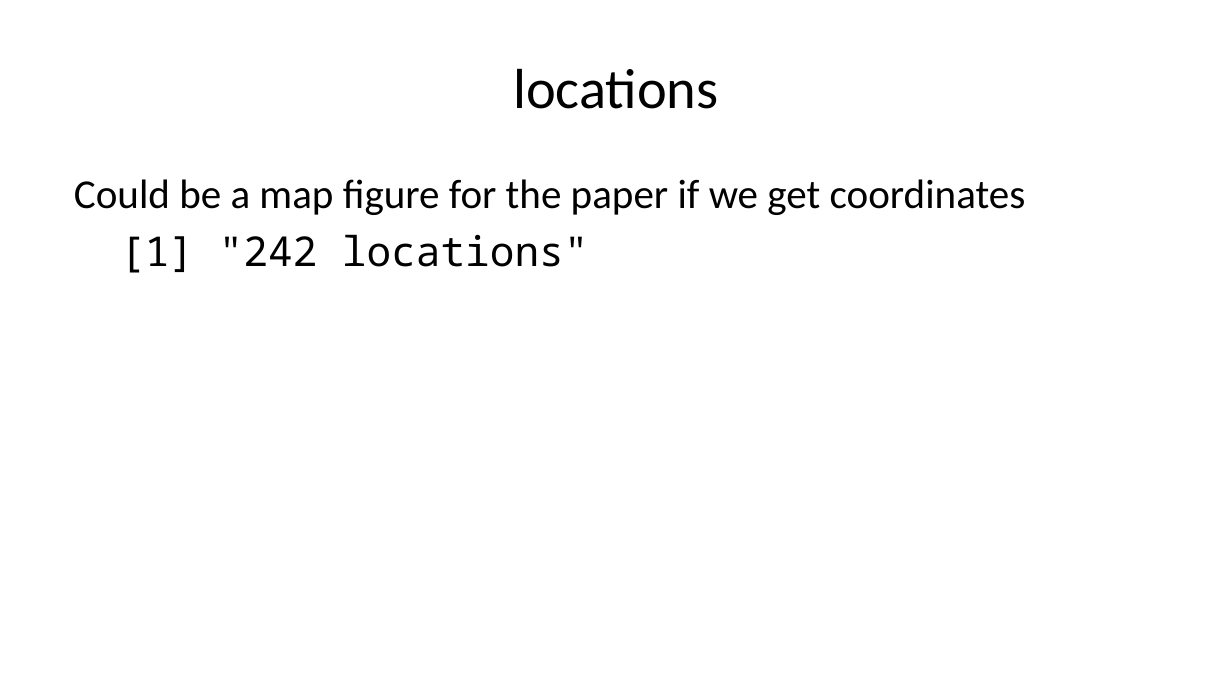
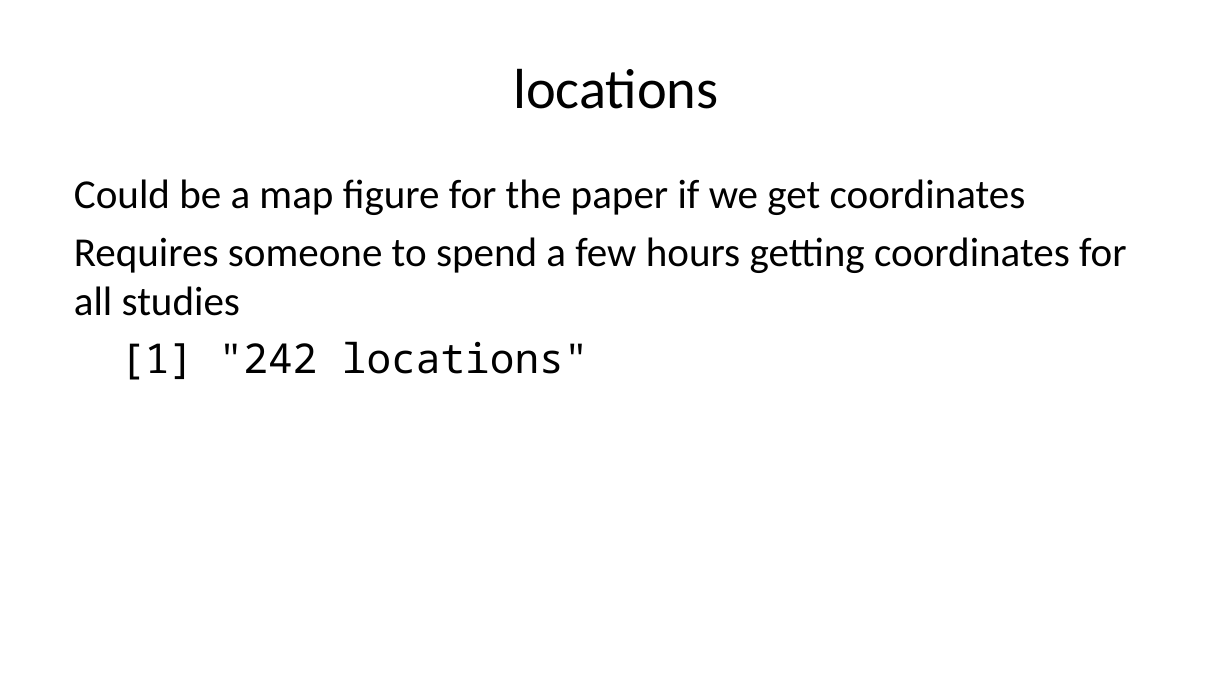
Before and after one commit to admahood/microrefugia_review, a slide deck: slide 9 of microrefugia_review.pptx (slide 6 before the commit). Drawn at 1232x693 pixels with LibreOffice and Linux fonts; fonts in the diff are those of the drawing. Boxes give left, top, right and bottom in pixels: in the first picture for what was removed or moved away, otherwise in the second. Text is boxed around its words. In the diff, an @@ line names an element or a change of style, - is before the commit and + after.

```diff
--- a/microrefugia_review.pptx
+++ b/microrefugia_review.pptx
@@ text at bbox=[74, 237, 1127, 316]: paragraph added @@
+Requires someone to spend a few hours getting coordinates for all studies
```
Also in this commit, not shown: 1 other slide changed, 7 slides added, 1 slide removed, 12 other files.
